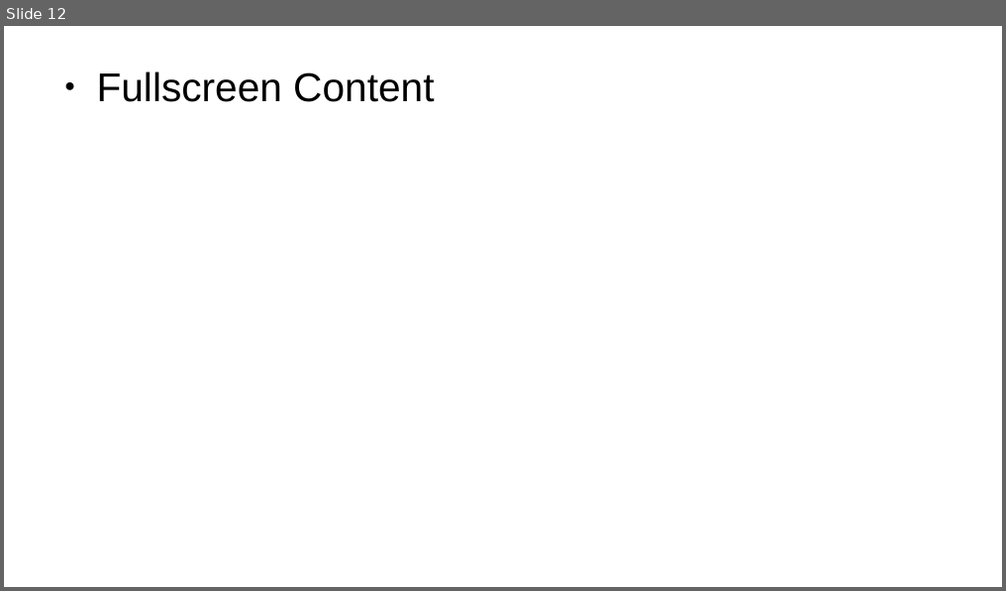
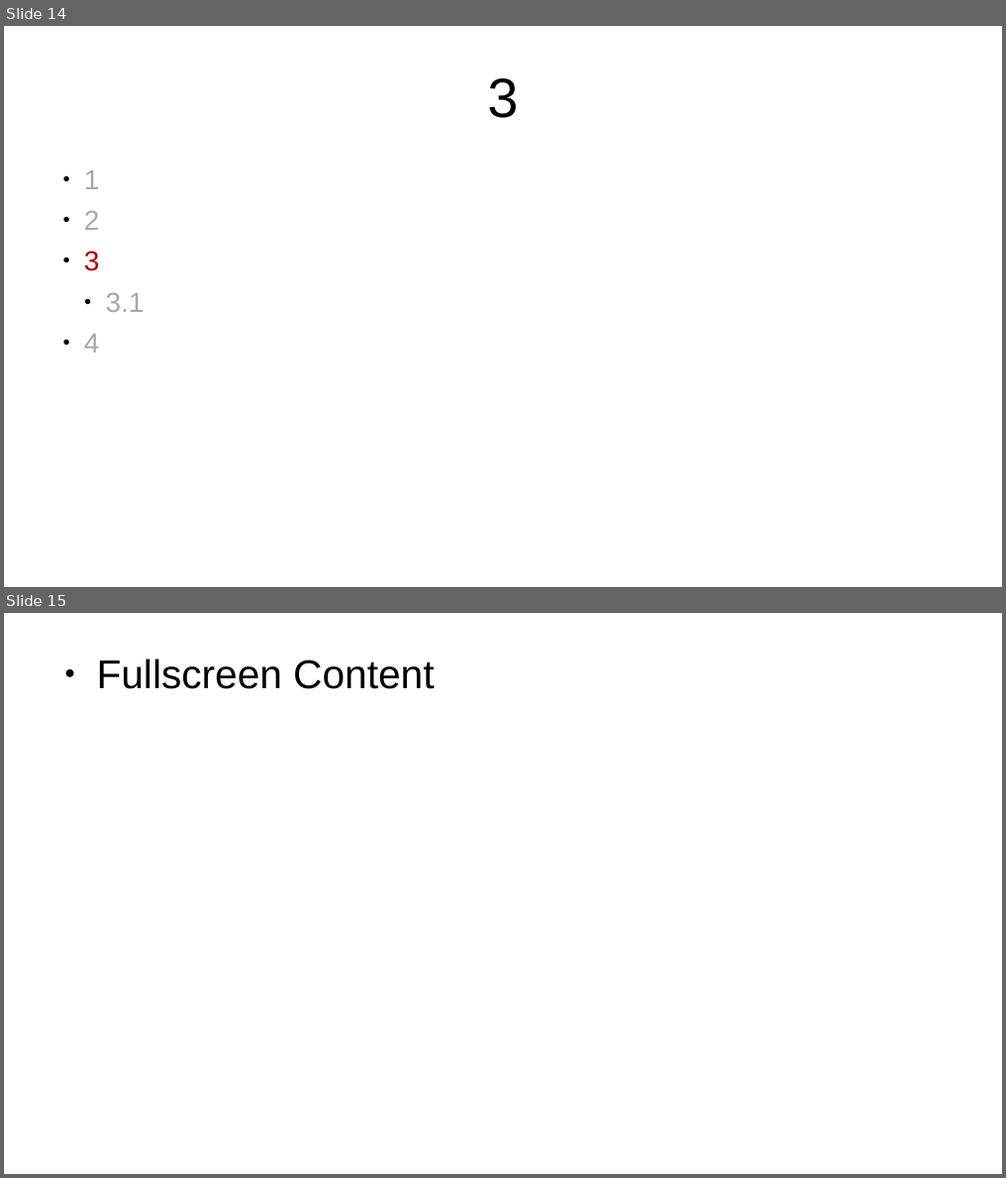
Before and after one commit to shunf4/presentation-auto-breadcrumbs, a slide deck: breadcrumbs_test.odp. Shown one above the other, each under a label of ours: slide 12 before the commit, slides 14 and 15 after it. The pictures are 1006x591 and 1006x1178 pixels, drawn with LibreOffice and Linux fonts; fonts in the diff are those of the drawing. Boxes give left, top, right and bottom in pixels: in the first picture for what was removed or moved away, otherwise in the second. Text is boxed around its words. In the diff, an @@ line names an element or a change of style, - is before the commit and + after.

```diff
--- a/breadcrumbs_test.odp
+++ b/breadcrumbs_test.odp
@@ slide 14 added at [4, 26, 1002, 587], background #FFFFFF @@
@@ title added at [487, 78, 518, 118], 44 pt, text #000000 @@
+3
@@ text added at [84, 171, 145, 312], 22 pt, text #A7A7A7 @@
+● 1
+● 2
+● 3
+  ● 3.1
+● 4
@@ what was slide 12 is now slide 15 @@
```
Also in this commit, not shown: 12 slides changed, 2 other slides added, 3 other files.
